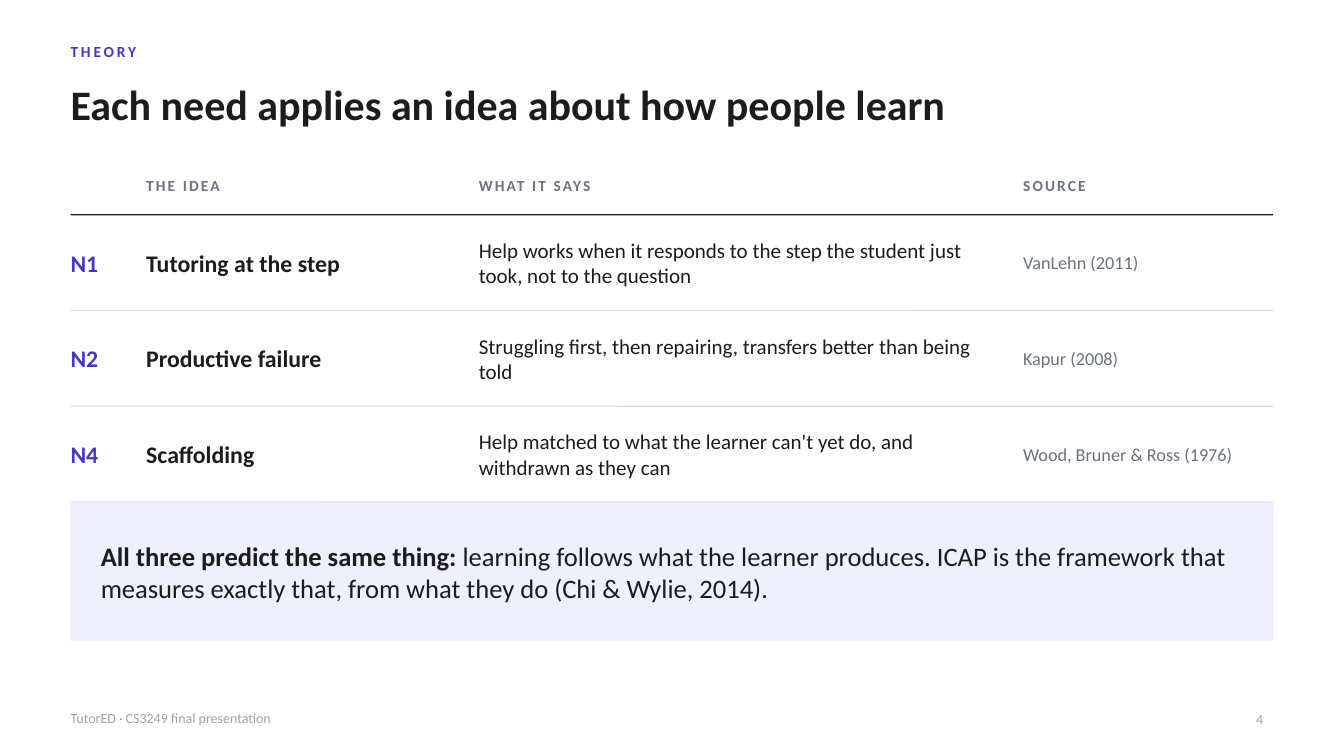
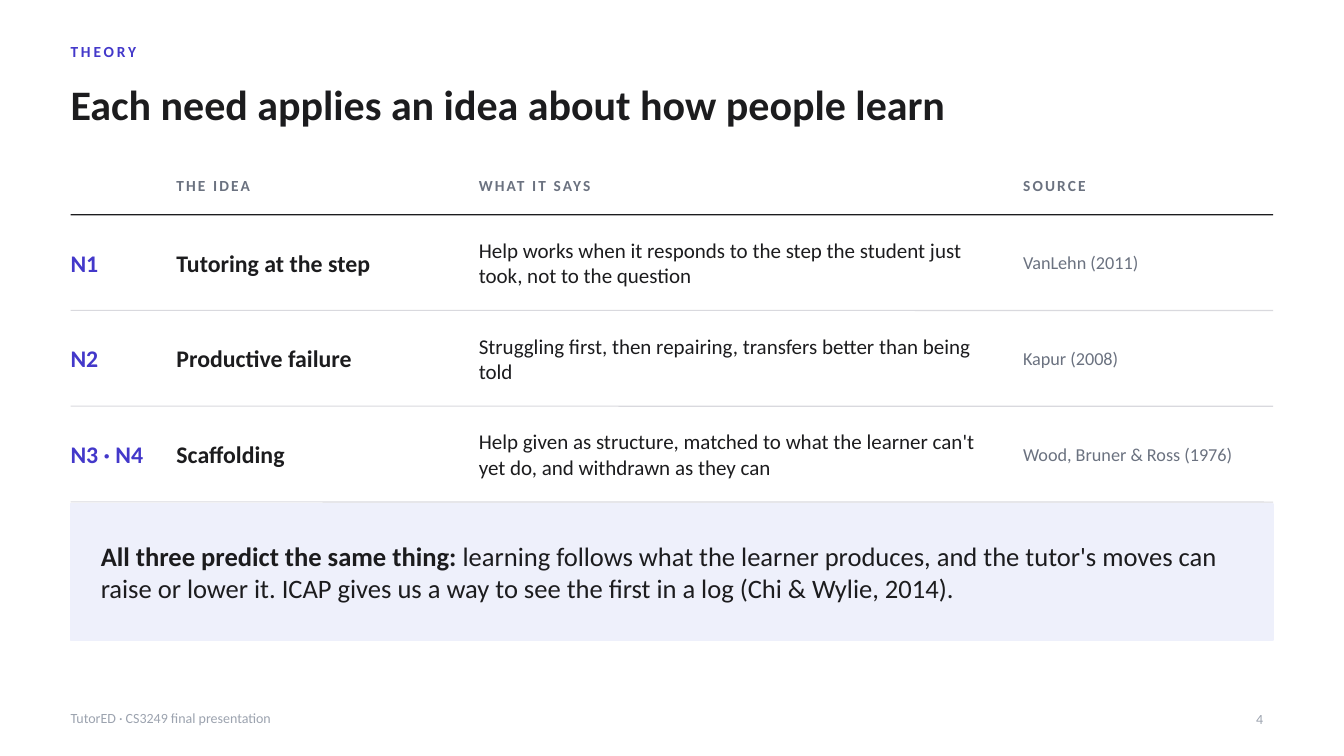
Before and after one commit to lucasisnotcool/ChatterED, a slide deck: slide 4 of docs/group/final-presentation/UserStudy_Lucas.pptx. Drawn at 1344x756 pixels with LibreOffice and Linux fonts; fonts in the diff are those of the drawing. Boxes give left, top, right and bottom in pixels: in the first picture for what was removed or moved away, otherwise in the second. Text is boxed around its words. In the diff, an @@ line names an element or a change of style, - is before the commit and + after.

```diff
--- a/docs/group/final-presentation/UserStudy_Lucas.pptx
+++ b/docs/group/final-presentation/UserStudy_Lucas.pptx
@@ text "THE IDEA": place and size @@
-text "THE IDEA" at box(146, 181, 220, 191)
+text "THE IDEA" at box(176, 181, 250, 191)
@@ text "Tutoring at the step": place and size @@
-text "Tutoring at the step" at box(146, 255, 340, 276)
+text "Tutoring at the step" at box(176, 255, 370, 276)
@@ text "Productive failure": place and size @@
-text "Productive failure" at box(146, 350, 322, 367)
+text "Productive failure" at box(176, 350, 352, 367)
@@ text "Scaffolding": place and size @@
-text "Scaffolding" at box(146, 446, 254, 467)
+text "Scaffolding" at box(176, 446, 284, 467)
@@ text at box(71, 447, 143, 463): text changed @@
-N4
+N3 · N4
@@ text at box(479, 434, 974, 479): text changed @@
-Help matched to what the learner can't yet do, and withdrawn as they can
+Help given as structure, matched to what the learner can't yet do, and withdrawn as they can
@@ text at box(101, 547, 1217, 603): text changed @@
-All three predict the same thing: learning follows what the learner produces. ICAP is the framework that measures exactly that, from what they do (Chi & Wylie, 2014).
+All three predict the same thing: learning follows what the learner produces, and the tutor's moves can raise or lower it. ICAP gives us a way to see the first in a log (Chi & Wylie, 2014).
```
Also in this commit, not shown: 9 other slides changed, 2 slides added, 1 slide removed, 1 other file.
